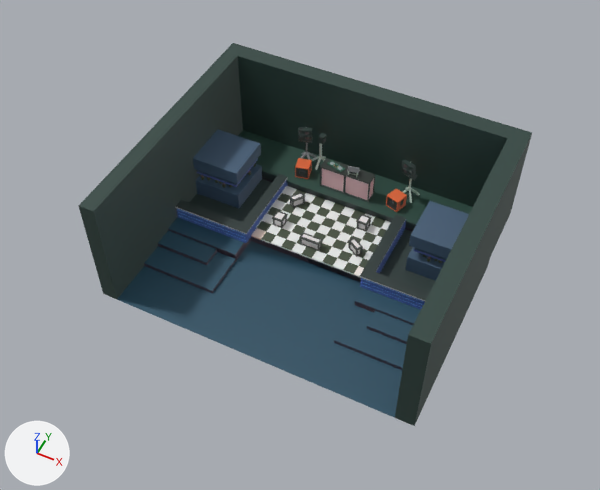
Before and after pictures for a commit that changed the FBX model Assets/Objects/LD51ClubGround.fbx.
One viewpoint serves both versions: a camera (50 mm lens) standing at (65.9, -146.5, 173.4) and looking at (-0.1, -14.5, 8.5). The axes (+X, +Y, +Z) are drawn at lower left. The lights are the same throughout. Where no turn or scale is listed for an object, it has been applied to the vertices.

The first picture shows 'Ground_Club', 'Table', 'Table.001', 'Table.002', 'Table.003', 'Table.004'.
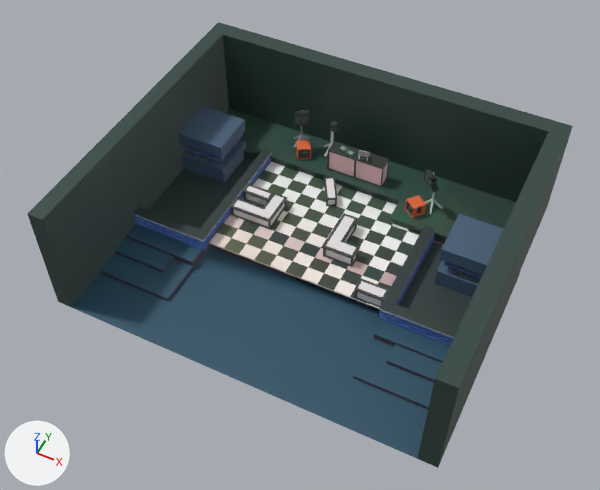
The change, as a diff of the scene's bpy script:
```diff
--- a/Assets/Objects/LD51ClubGround.fbx.py
+++ b/Assets/Objects/LD51ClubGround.fbx.py
@@ me_cube_008 @@
-me_cube_008.from_pydata(...)  # 124 vertices, 122 faces; spans x 8.89..13.6, y -5.23..-1.18, z 0.38..3.36
+me_cube_008.from_pydata(...)  # 124 vertices, 122 faces; spans x -25.05..-16.41, y -16.59..-13.13, z 0.07..3.89
+# me_cube_008 part 15: 124 of 124 vertices moved; they spanned x 8.89..13.6, y -5.23..-1.18, z 0.38..3.36 and now span x -25.05..-16.41, y -16.59..-13.13, z 0.07..3.89; mean shift (-31.98, -11.66, 0.23); largest move (10.03, -1.18, 3.36) -> (-25.05, -13.13, 3.89)
 me_cube_008.materials.append(mat_material)
@@ me_cube_006 @@
-me_cube_006.from_pydata(...)  # 124 vertices, 122 faces; spans x -13.88..-10.59, y -4.8..-1.51, z 0.38..3.36
+me_cube_006.from_pydata(...)  # 230 vertices, 231 faces; spans x 3.87..13.1, y -9.13..5.03, z -0.32..3.73
+# me_cube_006 part 1: 230 vertices added at x 3.87..13.1, y -9.13..5.03, z -0.32..3.73
+# me_cube_006 part 2: 124 vertices removed from x -13.88..-10.59, y -4.8..-1.51, z 0.38..3.36
 me_cube_006.materials.append(mat_material)
@@ me_cube @@
-me_cube.from_pydata(...)  # 124 vertices, 122 faces; spans x 7.94..11.23, y 4.65..7.94, z 0.38..3.36
+me_cube.from_pydata(...)  # 124 vertices, 122 faces; spans x -7.83..-0.51, y 8.73..18.22, z 0.38..3.36
+# me_cube part 16: 124 of 124 vertices moved; they spanned x 7.94..11.23, y 4.65..7.94, z 0.38..3.36 and now span x -7.83..-0.51, y 8.73..18.22, z 0.38..3.36; mean shift (-13.75, 7.18, 0.0); largest move (11.23, 7.94, 3.36) -> (-4.97, 18.22, 3.36)
 me_cube.materials.append(mat_material)
@@ me_cube_009 @@
-me_cube_009.from_pydata(...)  # 124 vertices, 122 faces; spans x -3.63..2.47, y -7.97..-5.79, z 0.38..3.36
+me_cube_009.from_pydata(...)  # 124 vertices, 122 faces; spans x 17.6..25.97, y -18.53..-14.4, z 0.07..4.06
+# me_cube_009 part 14: 124 of 124 vertices moved; they spanned x -3.63..2.47, y -7.97..-5.79, z 0.38..3.36 and now span x 17.6..25.97, y -18.53..-14.4, z 0.07..4.06; mean shift (22.37, -9.6, 0.35); largest move (2.47, -7.97, 3.36) -> (25.97, -18.53, 4.06)
 me_cube_009.materials.append(mat_material)
@@ me_scene_003 @@
-me_scene_003.from_pydata(...)  # 2676 vertices, 2474 faces; spans x -44.4..45.4, y -44.9..30.0, z -3.1..30.8
+me_scene_003.from_pydata(...)  # 3021 vertices, 2812 faces; spans x -53.6..54.2, y -52.5..37.3, z -3.1..30.8
+# me_scene_003 part 3: the loose piece of 23 vertices spanning x -40.0..-18.0, y -31.6..-18.8, z -3.1..-0.9 is moved by (-9.3, -7.6, 0.0)
+# me_scene_003 part 4: the loose piece of 23 vertices spanning x 18.2..40.4, y -31.6..-18.8, z -3.1..-0.9 is moved by (8.8, -7.6, 0.0)
+# me_scene_003 part 5: the loose piece of 54 vertices spanning x -40.0..-25.7, y -2.9..11.1, z -0.2..13.8 is moved by (-9.3, 7.4, 0.0)
+# me_scene_003 part 6: the loose piece of 96 vertices spanning x -7.7..7.8, y 13.4..17.5, z 2.8..10.4 is scaled about its middle by (1.13, 1.13, 1), then moved by (0.0, 7.6, 0.0)
+# me_scene_003 part 7: the loose piece of 16 vertices spanning x 0.2..4.0, y 13.7..16.4, z 11.2..13.8 is moved by (0.0, 7.4, 0.0)
+# me_scene_003 part 8: the loose piece of 62 vertices spanning x -6.3..-0.8, y 13.7..17.1, z 10.4..10.9 is moved by (0.0, 7.4, 0.0)
+# me_scene_003 part 9: the loose piece of 1382 vertices spanning x -44.4..45.4, y -44.9..30.0, z -3.1..30.8 is rebuilt with 1727 vertices and now spans x -53.6..54.2, y -52.5..37.3, z -3.1..30.8
+# me_scene_003 part 10: the loose piece of 30 vertices spanning x -40.0..40.4, y -44.9..11.1, z -3.1..-0.2 is rebuilt with 30 vertices and now spans x -49.2..49.2, y -52.5..18.5, z -3.1..-0.2
+# me_scene_003 part 11: 41 loose pieces with 656 vertices, spanning x -39.0..36.0, y -1.9..10.7, z 5.1..9.3, are deleted
+# me_scene_003 part 12: 101 vertices removed from x 26.1..40.4, y -2.9..11.1, z -0.2..13.8; 421 vertices added at x 34.9..49.2, y -4.0..10.1, z -0.2..13.8
+# me_scene_003 part 13: 336 vertices added at x -48.2..-35.9, y 5.4..18.0, z 5.1..9.3
 me_scene_003.materials.append(mat_material)
@@ ob_table_002 @@
-ob_table_002 = bpy.data.objects.new('Table.002', me_cube_007)
@@ ob_table_005 @@
+ob_table_005 = bpy.data.objects.new('Table.005', me_cube_014)  # 230 vertices, 231 faces; spans x -26.16..-13.33, y -6.94..3.67, z -0.08..3.54; in mat_material (picture img_blender_lowpolypalette_png)
+ob_table_005.location = (0.0, 0.0, 0.7)
```

Boxes (x1, y1, x2, y2) around the edits, measured in the pictures (600 x 490 px; the box of a moved part takes in the faces that stretch with it):
'Ground_Club', reshaped (20% wider, 16% taller): before (79, 43, 532, 426); after (27, 22, 573, 468)
'Table.005', added: after (230, 193, 287, 229)
'Table.002', deleted: before (289, 192, 305, 208)
part 1 of me_cube_006, added: after (322, 213, 360, 267)
part 2 of me_cube_006, deleted: before (272, 210, 288, 228)
part 3 of me_scene_003, moved or reshaped: before (144, 230, 236, 293); after (100, 237, 193, 301)
part 4 of me_scene_003, moved or reshaped: before (334, 304, 413, 370); after (353, 336, 442, 409)
part 5 of me_scene_003, moved or reshaped: before (193, 129, 262, 209); after (179, 106, 247, 183)
part 6 of me_scene_003, moved or reshaped: before (320, 158, 375, 202); after (327, 141, 389, 187)
part 7 of me_scene_003, moved or reshaped: before (347, 166, 360, 173); after (358, 150, 370, 157)
part 8 of me_scene_003, moved or reshaped: before (327, 160, 345, 173); after (338, 145, 356, 157)
part 9 of me_scene_003, rebuilt (20% wider, 16% taller): before (79, 43, 532, 426); after (27, 22, 573, 468)
part 10 of me_scene_003, rebuilt (26% wider, 25% taller): before (117, 179, 435, 418); after (72, 158, 472, 458)
part 11 of me_scene_003, deleted: before (201, 163, 442, 263)
part 12 of me_scene_003, built on: before (405, 201, 469, 281); after (435, 214, 504, 297)
part 13 of me_scene_003, added: after (187, 139, 241, 163)
part 14 of me_cube_009, moved or reshaped: before (299, 232, 323, 251); after (354, 278, 390, 307)
part 15 of me_cube_008, moved or reshaped: before (348, 237, 363, 257); after (242, 184, 274, 207)
part 16 of me_cube, moved or reshaped: before (356, 214, 372, 231); after (324, 177, 337, 206)
